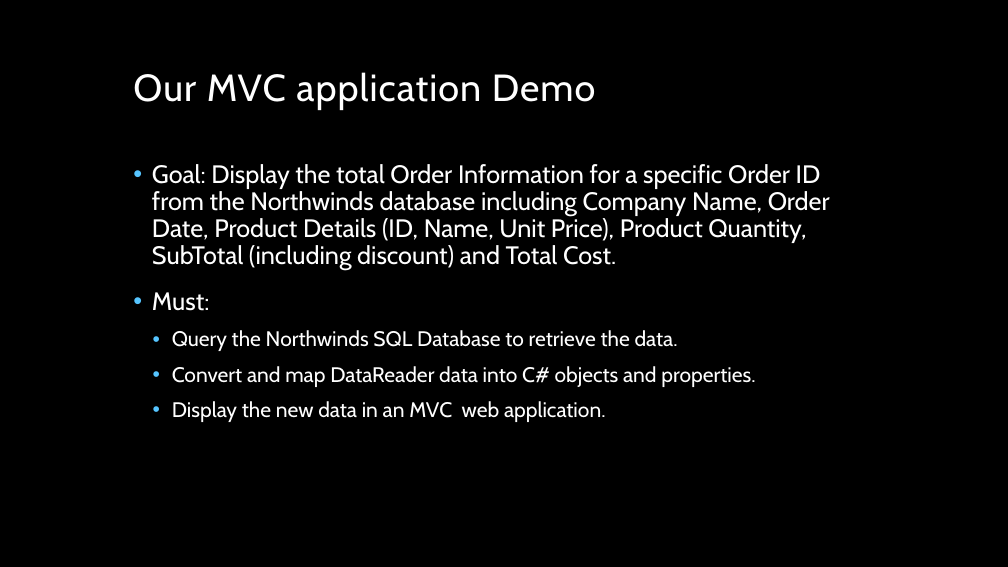
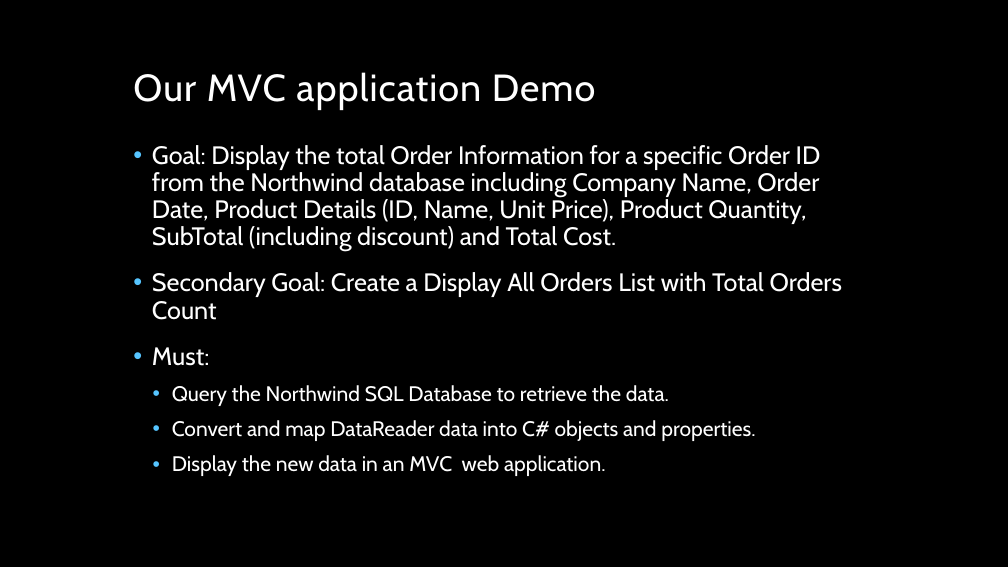
Before and after one commit to mdrozda46/ADONetExample, a slide deck: slide 8 of The Benefits of ADO.pptx. Drawn at 1008x567 pixels with LibreOffice and Linux fonts; fonts in the diff are those of the drawing; background and template pictures are left out. Boxes give left, top, right and bottom in pixels: in the first picture for what was removed or moved away, otherwise in the second. Text is boxed around its words. In the diff, an @@ line names an element or a change of style, - is before the commit and + after.

```diff
--- a/The Benefits of ADO.pptx
+++ b/The Benefits of ADO.pptx
@@ text "Goal: Display the total Order ...": place and size @@
-text "Goal: Display the total Order ..." at (152,164,830,422)
+text "Goal: Display the total Order ..." at (152,145,842,476)
@@ text at (152,145,842,320): text changed @@
-• Goal: Display the total Order Information for a specific Order ID from the Northwinds database including Company Name, Order Date, Product Details (ID, Name, Unit Price), Product Quantity, SubTotal (including discount) and Total Cost.
+• Goal: Display the total Order Information for a specific Order ID from the Northwind database including Company Name, Order Date, Product Details (ID, Name, Unit Price), Product Quantity, SubTotal (including discount) and Total Cost.
+• Secondary Goal: Create a Display All Orders List with Total Orders Count
@@ text at (172,385,669,406): text changed @@
-  • Query the Northwinds SQL Database to retrieve the data.
+  • Query the Northwind SQL Database to retrieve the data.
```
Also in this commit, not shown: 5 other slides changed.
